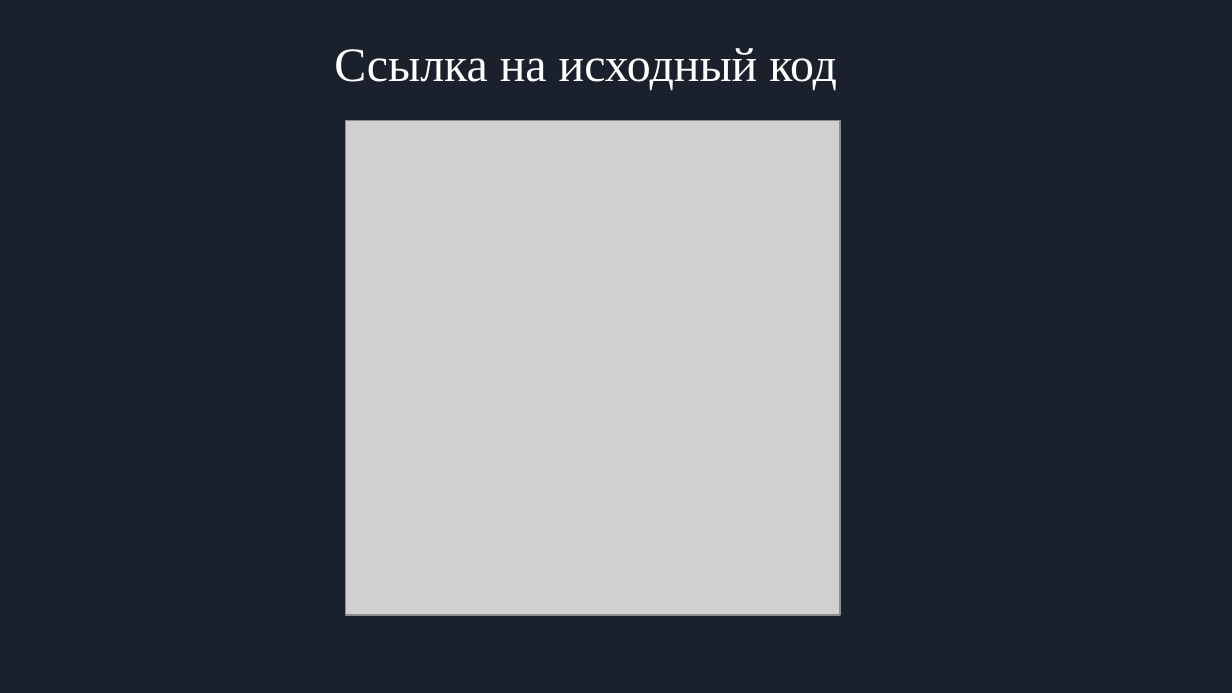
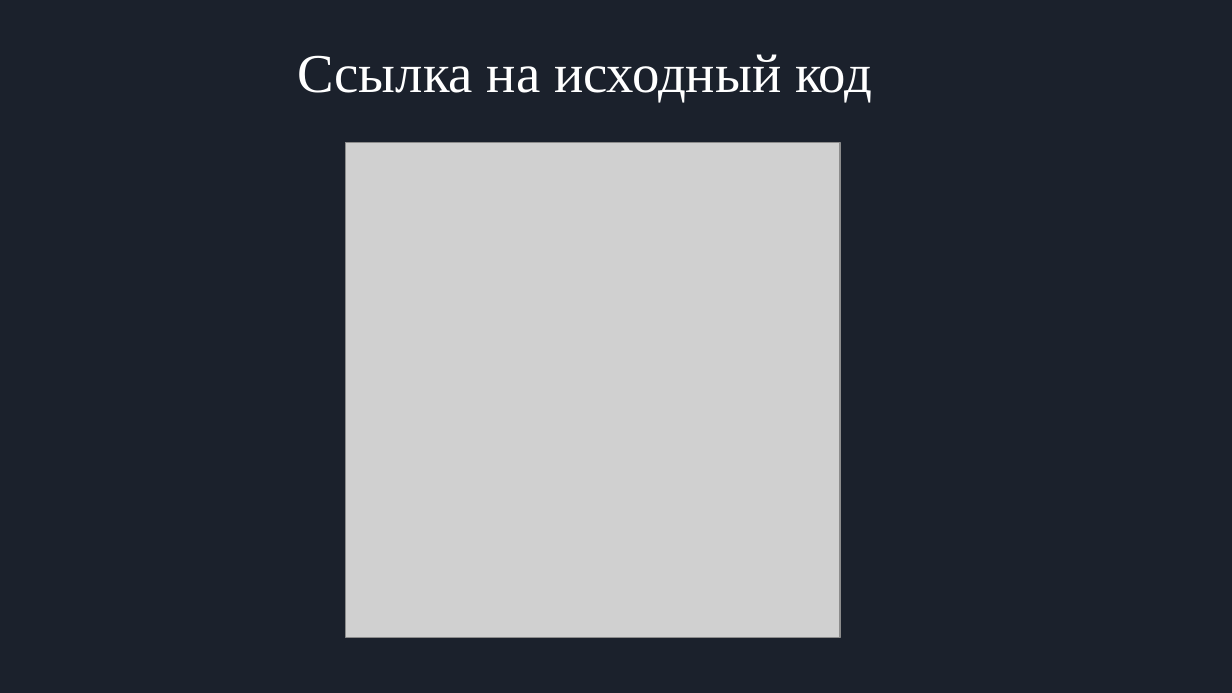
Before and after one commit to ShpakovskiVyacheslav/Arcade-project, a slide deck: slide 9 of documentation/Fish Hunter.pptx. Drawn at 1232x693 pixels with LibreOffice and Linux fonts; fonts in the diff are those of the drawing; grey boxes stand for pictures. Boxes give left, top, right and bottom in pixels: in the first picture for what was removed or moved away, otherwise in the second. Text is boxed around its words. In the diff, an @@ line names an element or a change of style, - is before the commit and + after.

```diff
--- a/documentation/Fish Hunter.pptx
+++ b/documentation/Fish Hunter.pptx
@@ text "Ссылка на исходный код" moved from (x1=334, y1=48, x2=837, y2=91) to (x1=298, y1=54, x2=872, y2=102) @@
@@ text "Ссылка на исходный код" at (x1=298, y1=54, x2=872, y2=102): size 28 to 32 pt @@
@@ picture moved from (x1=345, y1=121, x2=840, y2=616) to (x1=345, y1=143, x2=840, y2=638) @@
```
Also in this commit, not shown: 6 other slides changed.
